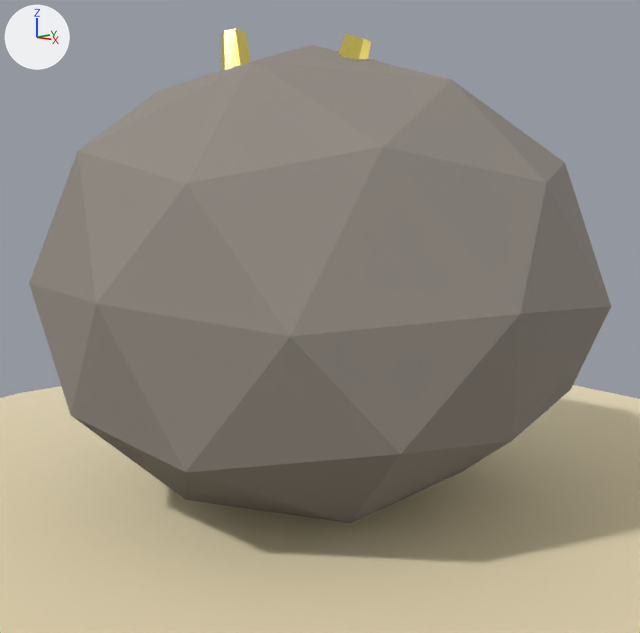
A saved change to the Blender file tools/mcp/blender-mcp/15-Recursos/veta_oro_lowpoly_media.blend.
Before and after are seen from a 50 mm camera at (2.22, -2.44, 1.27) aimed at (0.03, -0.01, 0.73). The lights are fixed; the arrows at upper left show +X, +Y and +Z. The older version comes first.

Objects in the first picture: 'Base_Arena', 'SM_VetaOro_M_Cristal_Oro', 'SM_VetaOro_M_Roca_Oro'.
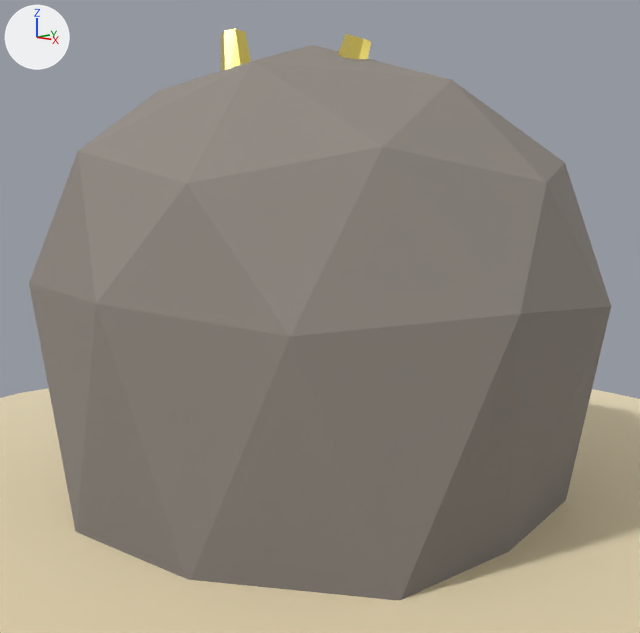
Location of each change, (x1, y1, x2, y2) in pixels of the pictures (640 x 633 px; the box of a moved part takes in the faces that stretch with it):
'SM_VetaOro_M_Roca_Oro', reshaped (16% taller)
    before: (29, 45, 611, 523)
    after: (29, 45, 611, 600)
part 1 of me_sm_vetaoro_m_roca_oro, moved or reshaped
    before: (29, 283, 611, 523)
    after: (29, 283, 611, 600)

The change in detail:
me_sm_vetaoro_m_roca_oro has 42 vertices, 80 faces and spans x -0.97..1.02, y -0.98..1.03, z 0.05..1.71.
me_sm_vetaoro_m_roca_oro is used by ob_sm_vetaoro_m_roca_oro; location (0.0, 0.0, 0.0).
me_sm_vetaoro_m_roca_oro part 1: all 15 vertices in x -0.92..0.86, y -0.87..0.84, z 0.11..0.52 are scaled about their middle by (1, 1, 0), then moved by (0.0, 0.0, -0.27).
